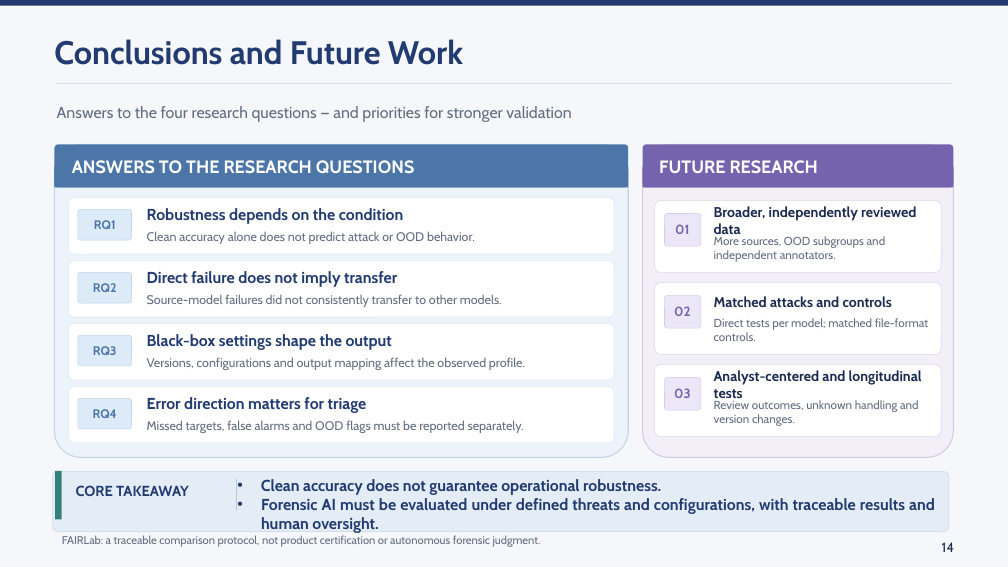
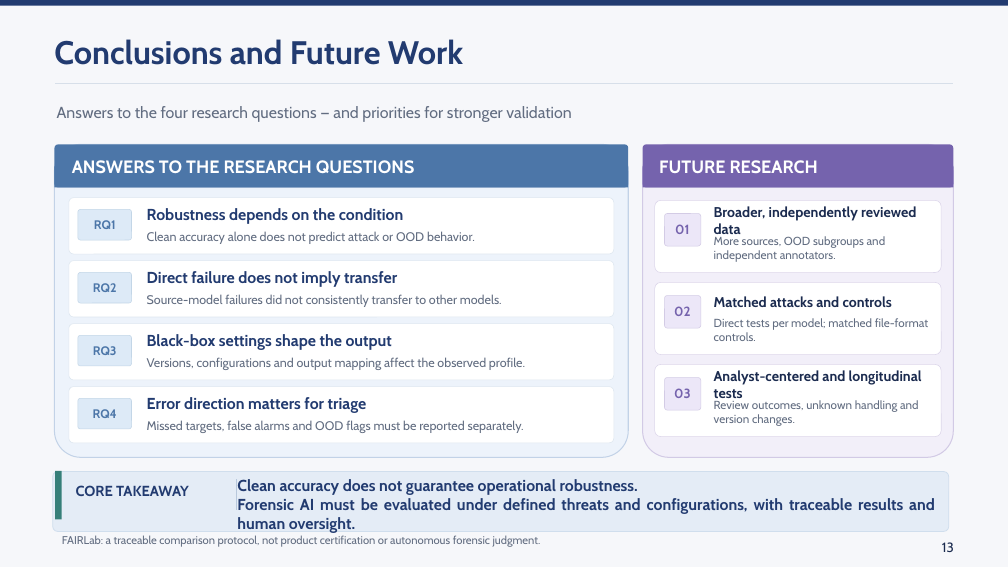
Before and after one commit to lmolinario/Molinario_Thesis_Defense_2026, a slide deck: slide 13 of Molinario_Thesis_Defense_2026.pptx (slide 14 before the commit). Drawn at 1008x567 pixels with LibreOffice and Linux fonts; fonts in the diff are those of the drawing. Boxes give left, top, right and bottom in pixels: in the first picture for what was removed or moved away, otherwise in the second. Text is boxed around its words. In the diff, an @@ line names an element or a change of style, - is before the commit and + after.

```diff
--- a/Molinario_Thesis_Defense_2026.pptx
+++ b/Molinario_Thesis_Defense_2026.pptx
@@ text "Clean accuracy does not guarantee ..." at (237,479,638,495): bullet • to none @@
@@ text "Forensic AI must be evaluated ..." at (237,498,935,533): bullet • to none @@
@@ text at (942,542,954,552): text changed @@
-14
+13
```
Also in this commit, not shown: 3 other slides changed.
